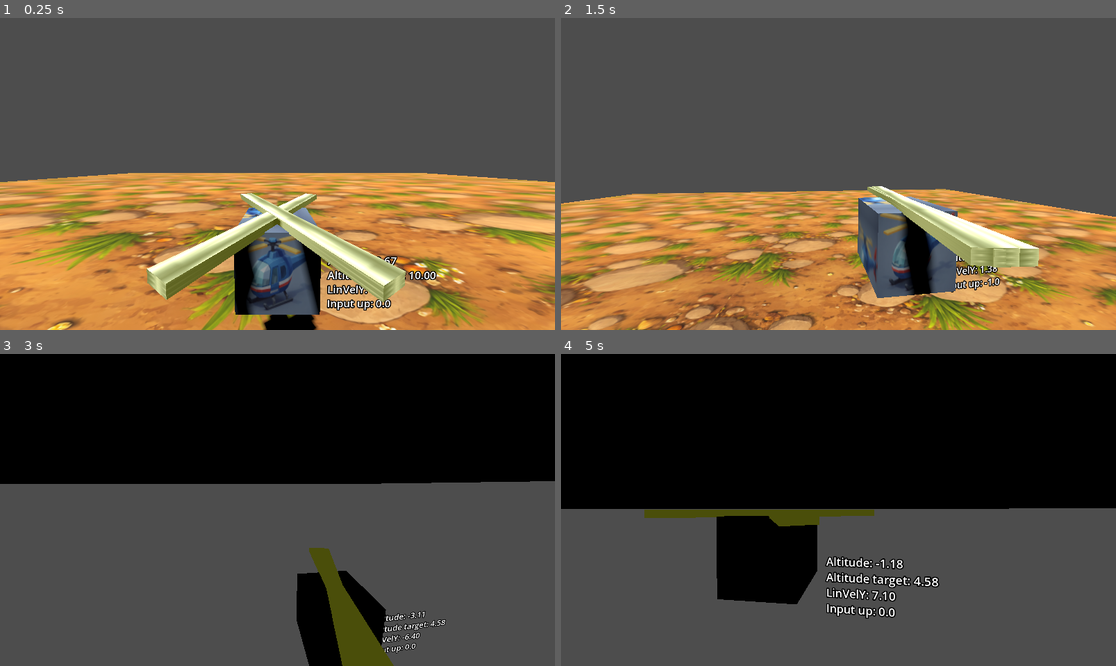
Above: before the commit, frames 1-4 (two rows, left to right).
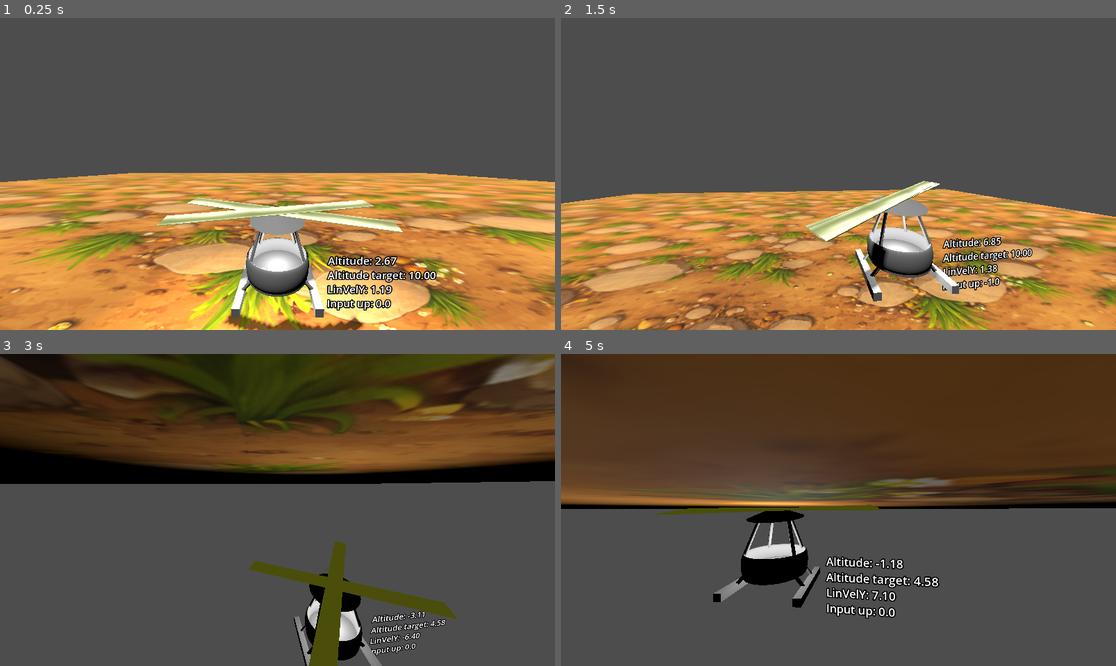
Above: after the commit, the same moments.

Repository: moziz/giants-gala-journey-2026
Game: Godot game, scene res://kolihepteri_sceene.tscn
Same seed, same stepped clock (60 frames per second), same inputs: the game is played once before the commit and once after it.
Inputs:
- Up to frame 1 (0.25 s): no input
- Up to frame 2 (1.5 s): hold D (p1_thrust_right) 0.53-1.28 s; hold I 0.53-1.28 s; hold S (p1_thurst_down) from 1.28 s (still down); tap K at 1.35 s
- Up to frame 3 (3 s): release S (p1_thurst_down) at 2.03 s; hold J 2.03-2.78 s; hold D (p1_thrust_right) from 2.03 s (still down); tap L at 2.85 s
- Up to frame 4 (5 s): release D (p1_thrust_right) at 3.53 s; hold U 3.53-4.28 s; hold A (p1_thurst_left) from 3.53 s (still down); tap O at 4.35 s

The runs differ from the first frame. In frame 1, 16% of the frame differs, in the area x 16-84%, y 56-100%; in frame 2, 7.6%; in frame 3, 40%; in frame 4, 53%, in the area x 0-100%, y 0-82%.

Commit message:
animation and model

Diff:
--- a/kolihepteri_sceene.tscn
+++ b/kolihepteri_sceene.tscn
@@ -1,20 +1,11 @@
 [gd_scene format=3 uid="uid://ikwv2wcvx36j"]
 
 [ext_resource type="Script" uid="uid://snp71kcv6jea" path="res://tomi/scripts/helikopterimme.gd" id="1_4rtj8"]
-[ext_resource type="Texture2D" uid="uid://chiuj3f0ktsck" path="res://tomi/textures/kopteri_gpt.png" id="2_21mtg"]
 [ext_resource type="Script" uid="uid://bqoom3vn6tiwm" path="res://tomi/scripts/roottorin_rolleri.gd" id="2_nw0r3"]
 [ext_resource type="Texture2D" uid="uid://conlh1aep1roo" path="res://tomi/textures/ground_gpt.png" id="3_21mtg"]
 [ext_resource type="Script" uid="uid://coeqmh86egmuw" path="res://tomi/scripts/propelli_nopeutin.gd" id="3_j7suf"]
 [ext_resource type="Texture2D" uid="uid://bfmyagw20auya" path="res://tomi/textures/metallic_gpt.png" id="3_t6ig8"]
 [ext_resource type="Script" uid="uid://cam0p05e75uoo" path="res://tomi/scripts/kolikamera.gd" id="7_j7suf"]
-
-[sub_resource type="StandardMaterial3D" id="StandardMaterial3D_t6ig8"]
-albedo_texture = ExtResource("2_21mtg")
-uv1_scale = Vector3(2.185, 1.415, 2.28)
-uv1_offset = Vector3(0.14, 0.16, 0)
-
-[sub_resource type="BoxMesh" id="BoxMesh_gygsw"]
-material = SubResource("StandardMaterial3D_t6ig8")
 
 [sub_resource type="StandardMaterial3D" id="StandardMaterial3D_7l4m8"]
 albedo_texture = ExtResource("3_t6ig8")
@@ -25,9 +16,36 @@
 
 [sub_resource type="BoxMesh" id="BoxMesh_t6ig8"]
 material = SubResource("StandardMaterial3D_7l4m8")
-size = Vector3(0.255, 0.1, 3)
+size = Vector3(0.255, 0.01, 3)
 
 [sub_resource type="BoxShape3D" id="BoxShape3D_t6ig8"]
+
+[sub_resource type="CylinderMesh" id="CylinderMesh_t6ig8"]
+top_radius = 0.4375
+bottom_radius = 0.4375
+height = 0.109375
+
+[sub_resource type="BoxMesh" id="BoxMesh_j7suf"]
+size = Vector3(0.1, 0.1, 1)
+
+[sub_resource type="CylinderMesh" id="CylinderMesh_7l4m8"]
+top_radius = 0.025
+bottom_radius = 0.025
+height = 0.2
+
+[sub_resource type="TorusMesh" id="TorusMesh_t6ig8"]
+inner_radius = 0.392
+outer_radius = 0.458
+
+[sub_resource type="CylinderMesh" id="CylinderMesh_j7suf"]
+top_radius = 0.025
+bottom_radius = 0.025
+height = 0.6008789
+
+[sub_resource type="CylinderMesh" id="CylinderMesh_yec38"]
+top_radius = 0.15
+bottom_radius = 0.4
+height = 0.1
 
 [sub_resource type="BoxShape3D" id="BoxShape3D_3rjik"]
 
@@ -46,11 +64,8 @@
 gravity_scale = 0.2
 script = ExtResource("1_4rtj8")
 
-[node name="MeshInstance3D" type="MeshInstance3D" parent="Helikopterimme" unique_id=782840388]
-mesh = SubResource("BoxMesh_gygsw")
-
 [node name="Propellit" type="Node3D" parent="Helikopterimme" unique_id=989316934]
-transform = Transform3D(1, 0, 0, 0, 1, 0, 0, 0, 1, 0, 0.5314925, 0)
+transform = Transform3D(1, 0, 0, 0, 0.9888709, -0.148776, 0, 0.148776, 0.9888709, 0, 0.5878241, 0)
 script = ExtResource("3_j7suf")
 
 [node name="Propelli1" type="MeshInstance3D" parent="Helikopterimme/Propellit" unique_id=620213589]
@@ -74,6 +89,62 @@
 horizontal_alignment = 0
 vertical_alignment = 0
 
+[node name="Runko" type="Node3D" parent="Helikopterimme" unique_id=922480821]
+
+[node name="pohja" type="MeshInstance3D" parent="Helikopterimme/Runko" unique_id=621467388]
+transform = Transform3D(1, 0, 0, 0, 1, 0, 0, 0, 1, 0, -0.27929688, 0)
+mesh = SubResource("CylinderMesh_t6ig8")
+
+[node name="jalka1" type="MeshInstance3D" parent="Helikopterimme/Runko" unique_id=322173908]
+transform = Transform3D(1, 0, 0, 0, 1, 0, 0, 0, 1, -0.4985472, -0.4839158, 0)
+mesh = SubResource("BoxMesh_j7suf")
+
+[node name="MeshInstance3D3" type="MeshInstance3D" parent="Helikopterimme/Runko/jalka1" unique_id=1803853633]
+transform = Transform3D(0.7558763, 0.65471447, 0, -0.65471447, 0.7558763, 0, 0, 0, 1, 0.08781713, 0.105389595, -0.18885137)
+mesh = SubResource("CylinderMesh_7l4m8")
+
+[node name="MeshInstance3D4" type="MeshInstance3D" parent="Helikopterimme/Runko/jalka1" unique_id=1760421176]
+transform = Transform3D(0.7558763, 0.65471447, 0, -0.65471447, 0.7558763, 0, 0, 0, 1, 0.08781713, 0.105389595, 0.20087315)
+mesh = SubResource("CylinderMesh_7l4m8")
+
+[node name="jalka2" type="MeshInstance3D" parent="Helikopterimme/Runko" unique_id=1443350545]
+transform = Transform3D(-1, 0, -8.742278e-08, 0, 1, 0, 8.742278e-08, 0, -1, 0.499, -0.484, 0)
+mesh = SubResource("BoxMesh_j7suf")
+
+[node name="MeshInstance3D3" type="MeshInstance3D" parent="Helikopterimme/Runko/jalka2" unique_id=170405069]
+transform = Transform3D(0.7558763, 0.65471447, 0, -0.65471447, 0.7558763, 0, 0, 0, 1, 0.08781713, 0.105389595, -0.18885137)
+mesh = SubResource("CylinderMesh_7l4m8")
+
+[node name="MeshInstance3D4" type="MeshInstance3D" parent="Helikopterimme/Runko/jalka2" unique_id=1059805284]
+transform = Transform3D(0.7558763, 0.65471447, 0, -0.65471447, 0.7558763, 0, 0, 0, 1, 0.08781713, 0.105389595, 0.20087315)
+mesh = SubResource("CylinderMesh_7l4m8")
+
+[node name="Koppa" type="MeshInstance3D" parent="Helikopterimme/Runko" unique_id=1084166490]
+transform = Transform3D(1, 0, 0, 0, 4.455, 0, 0, 0, 1, 0, -0.16862345, 0)
+mesh = SubResource("TorusMesh_t6ig8")
+
+[node name="MeshInstance3D" type="MeshInstance3D" parent="Helikopterimme/Runko" unique_id=1013651234]
+transform = Transform3D(0.9659257, -0.258819, 0, 0.24999997, 0.93301255, -0.258819, 0.06698729, 0.24999997, 0.96592575, 0.21388206, 0.22733498, -0.22184826)
+mesh = SubResource("CylinderMesh_j7suf")
+
+[node name="MeshInstance3D3" type="MeshInstance3D" parent="Helikopterimme/Runko" unique_id=282267047]
+transform = Transform3D(0.96592563, 0.25881898, 0, -0.24999996, 0.9330125, -0.258819, -0.06698728, 0.24999996, 0.9659257, -0.214, 0.227, -0.222)
+mesh = SubResource("CylinderMesh_j7suf")
+
+[node name="MeshInstance3D2" type="MeshInstance3D" parent="Helikopterimme/Runko" unique_id=715300049]
+transform = Transform3D(0.96592563, -0.25881898, 0, 0.24999996, 0.9330125, 0.258819, -0.06698728, -0.24999996, 0.9659257, 0.28074482, 0.22733498, 0.13802364)
+mesh = SubResource("CylinderMesh_j7suf")
+
+[node name="MeshInstance3D4" type="MeshInstance3D" parent="Helikopterimme/Runko" unique_id=492394792]
+transform = Transform3D(0.9659256, 0.25881898, 0, -0.24999994, 0.9330124, 0.25881898, 0.06698728, -0.24999994, 0.96592563, -0.281, 0.227, 0.138)
+mesh = SubResource("CylinderMesh_j7suf")
+
+[node name="MeshInstance3D5" type="MeshInstance3D" parent="Helikopterimme/Runko" unique_id=115227201]
+transform = Transform3D(1, 0, 0, 0, 0.99052143, -0.13735811, 0, 0.13735811, 0.99052143, 0, 0.52326584, 0)
+mesh = SubResource("CylinderMesh_yec38")
+
+[node name="OmniLight3D" type="OmniLight3D" parent="Helikopterimme" unique_id=1275307394]
+
 [node name="Maa" type="Node3D" parent="." unique_id=260443174]
 
 [node name="RigidBody3D" type="RigidBody3D" parent="Maa" unique_id=1522416207]
--- a/tomi/scripts/helikopterimme.gd
+++ b/tomi/scripts/helikopterimme.gd
@@ -73,4 +73,5 @@
 		linear_velocity.x = max_x_speed
 	if linear_velocity.x < -max_x_speed:
 		linear_velocity.x = -max_x_speed
+	propellit.set_speeds(abs(linear_velocity.y) + abs(linear_velocity.x) + 2)
 	infotext.text = "Altitude: %.2f\nAltitude target: %.2f\nLinVelY: %.2f\nInput up: %.1f" % [global_position.y, auto_float_target_altitude, linear_velocity.y, up_force_input]
